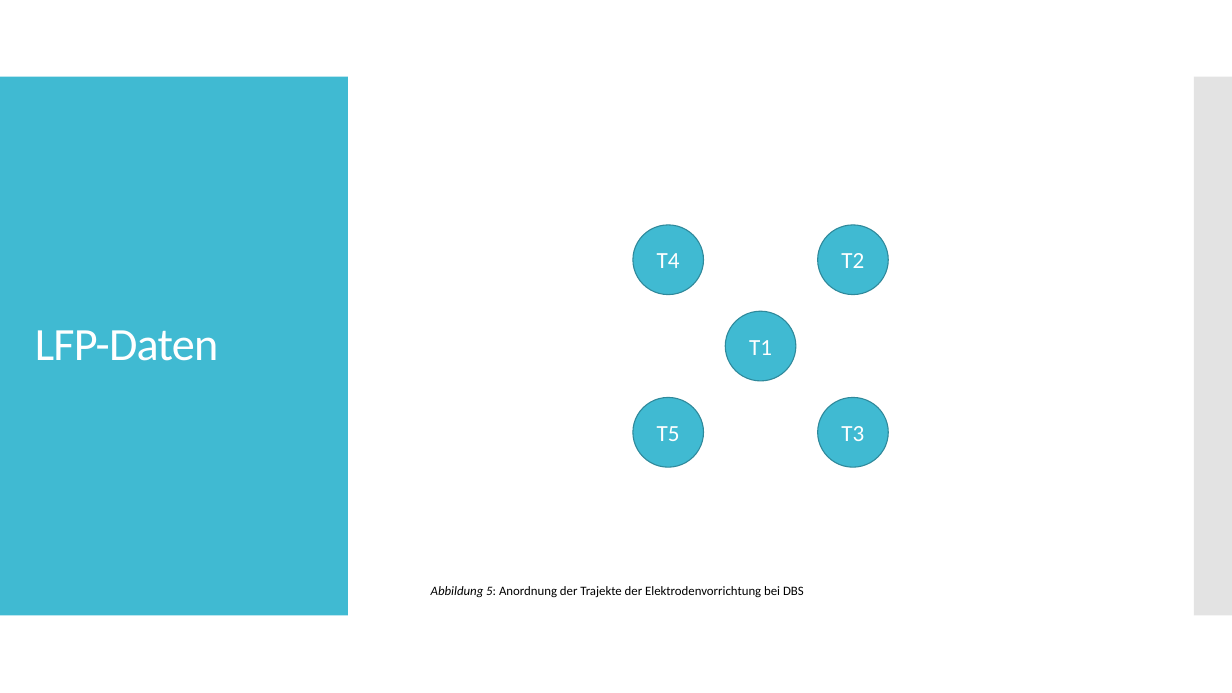
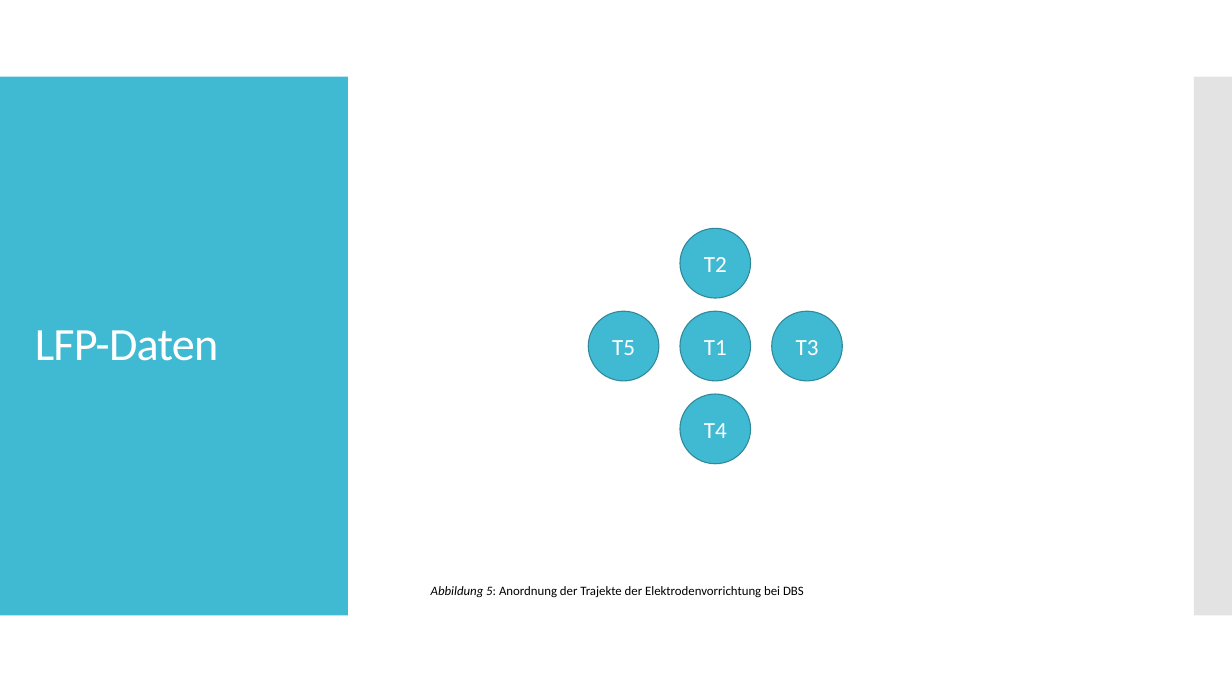
Before and after one commit to christianneumannCAU/Master-CAU, a slide deck: slide 13 of 03_exposé/Exposé presentation.pptx. Drawn at 1232x693 pixels with LibreOffice and Linux fonts; fonts in the diff are those of the drawing. Boxes give left, top, right and bottom in pixels: in the first picture for what was removed or moved away, otherwise in the second. Text is boxed around its words. In the diff, an @@ line names an element or a change of style, - is before the commit and + after.

```diff
--- a/03_exposé/Exposé presentation.pptx
+++ b/03_exposé/Exposé presentation.pptx
@@ ellipse "T2" moved from (x1=818, y1=225, x2=888, y2=294) to (x1=680, y1=228, x2=750, y2=298) @@
@@ ellipse "T5" moved from (x1=633, y1=397, x2=703, y2=467) to (x1=589, y1=311, x2=659, y2=381) @@
@@ ellipse "T1" moved from (x1=726, y1=311, x2=796, y2=381) to (x1=680, y1=311, x2=750, y2=381) @@
@@ ellipse "T3" moved from (x1=818, y1=397, x2=888, y2=467) to (x1=772, y1=311, x2=842, y2=381) @@
@@ ellipse "T4" moved from (x1=633, y1=225, x2=703, y2=294) to (x1=680, y1=394, x2=750, y2=463) @@
```
Also in this commit, not shown: 1 other slide changed, 15 other files.
